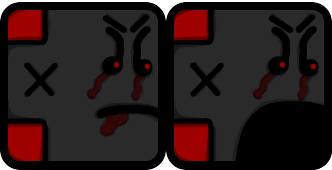
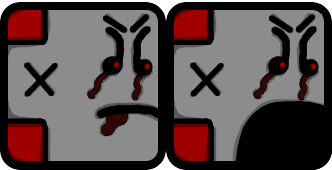
Comparing the layer stacks of the two 332×170 images. Changes:
painted on "color" over [8, 10, 324, 161]
